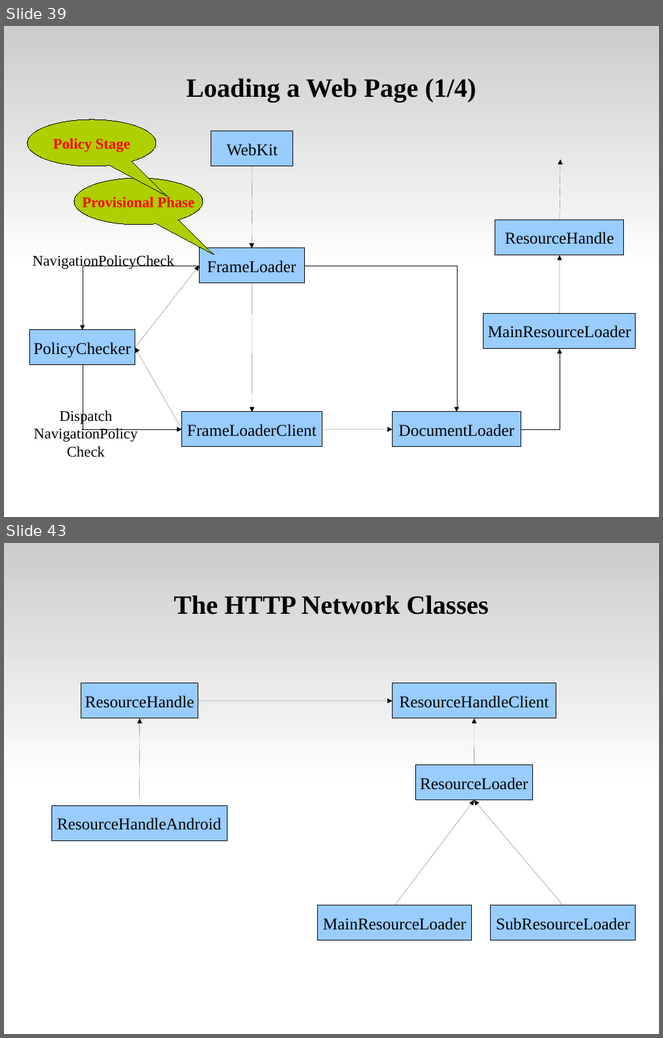
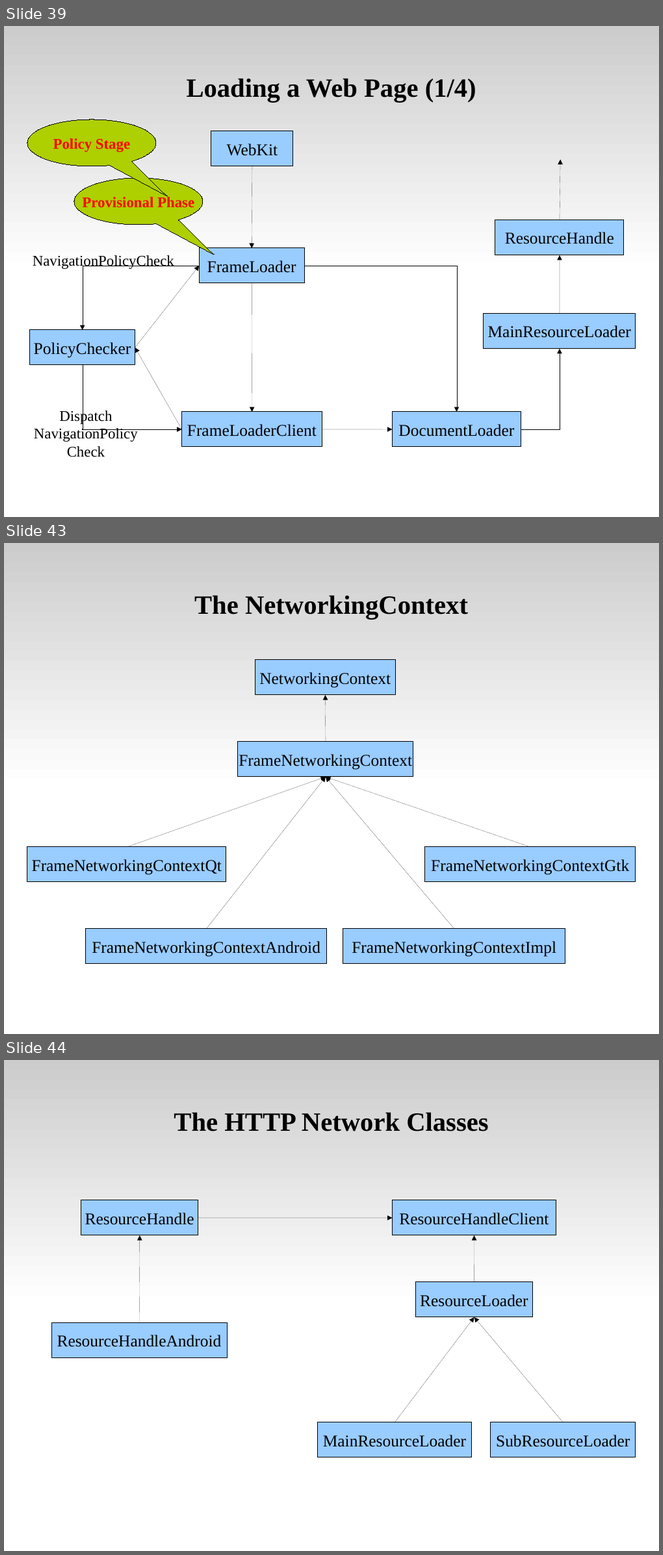
Before and after one commit to tsaicw/browser_research, a slide deck: WebKit/WebKit.odp. Shown one above the other, each under a label of ours: slides 39 and 43 before the commit, slides 39, 43 and 44 after it; the slides between them are not shown. The pictures are 663x1038 and 663x1555 pixels, drawn with LibreOffice and Linux fonts; fonts in the diff are those of the drawing. Boxes give left, top, right and bottom in pixels: in the first picture for what was removed or moved away, otherwise in the second. Text is boxed around its words. In the diff, an @@ line names an element or a change of style, - is before the commit and + after.

Commit message:
Modify the flow chart of main resource loading. Add the Hhieracrhy of NetworkingContext" page.

```diff
--- a/WebKit/WebKit.odp
+++ b/WebKit/WebKit.odp
@@ slide 43 added at (4,543,659,1034), background #FFFFFF; not listed: 1 template element that a slide beside it also shows @@
@@ title added at (194,595,468,619), 32 pt, text #000000, bold @@
+The NetworkingContext
@@ rectangle added at (256,660,396,695), fill #99CCFF, outline #000000 0 pt, 20 pt, text #000000 @@
+NetworkingContext
@@ arrow added from (326, 742) to (326, 695), #000000 0 pt @@
@@ rectangle added at (238,742,414,777), fill #99CCFF, outline #000000 0 pt, 20 pt, text #000000 @@
+FrameNetworkingContext
@@ arrow added from (127, 847) to (326, 777), #000000 0 pt @@
@@ arrow added from (207, 930) to (326, 777), #000000 0 pt @@
@@ arrow added from (530, 847) to (326, 777), #000000 0 pt @@
@@ arrow added from (454, 930) to (326, 777), #000000 0 pt @@
@@ rectangle added at (27,847,226,882), fill #99CCFF, outline #000000 0 pt, 20 pt, text #000000 @@
+FrameNetworkingContextQt
@@ rectangle added at (426,847,636,882), fill #99CCFF, outline #000000 0 pt, 20 pt, text #000000 @@
+FrameNetworkingContextGtk
@@ rectangle added at (86,930,328,965), fill #99CCFF, outline #000000 0 pt, 20 pt, text #000000 @@
+FrameNetworkingContextAndroid
@@ rectangle added at (343,930,566,965), fill #99CCFF, outline #000000 0 pt, 20 pt, text #000000 @@
+FrameNetworkingContextImpl
@@ what was slide 43 is now slide 44 @@
```
Also in this commit, not shown: 5 slides changed, 2 other slides added.
